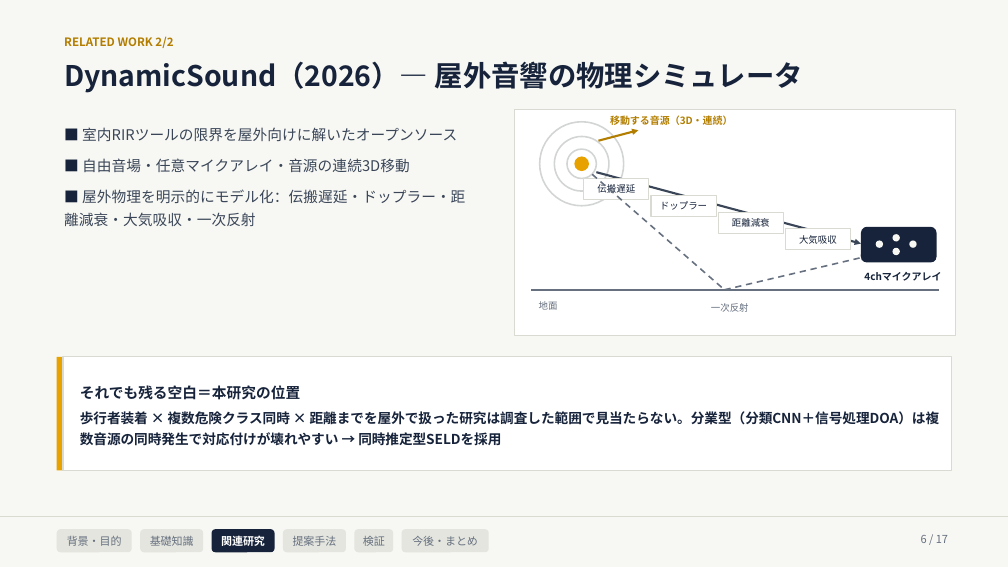
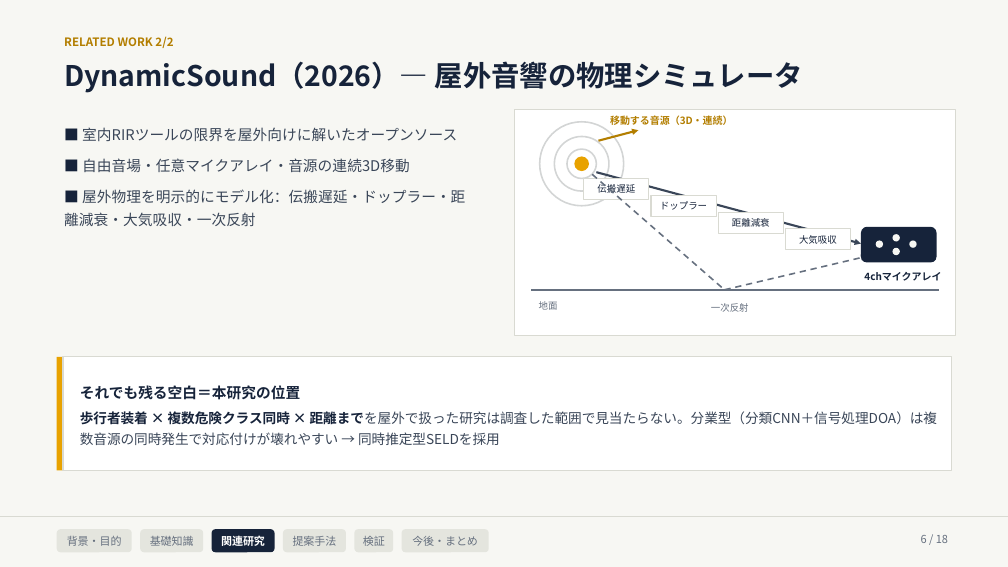
Before and after one commit to Noosdoo/outdoor-seld-sim, a slide deck: slide 6 of md/seminar/中間発表スライド_2026-08-10.pptx. Drawn at 1008x567 pixels with LibreOffice and Linux fonts; fonts in the diff are those of the drawing. Boxes give left, top, right and bottom in pixels: in the first picture for what was removed or moved away, otherwise in the second. Text is boxed around its words. In the diff, an @@ line names an element or a change of style, - is before the commit and + after.

```diff
--- a/md/seminar/中間発表スライド_2026-08-10.pptx
+++ b/md/seminar/中間発表スライド_2026-08-10.pptx
@@ text in rectangle at bbox=[80, 411, 938, 445]: text colour #16233A to #3A4658, bold off in "距離までを屋外で扱った研究は調査した範囲で見当たらない。分業型（分類CNN＋信号処理DOA）は複数音源の同時発生で対応付 ..." @@
@@ text at bbox=[921, 535, 948, 543]: text changed @@
-6 / 17
+6 / 18
```
Also in this commit, not shown: 16 other slides changed, 1 slide added, 3 other files.
